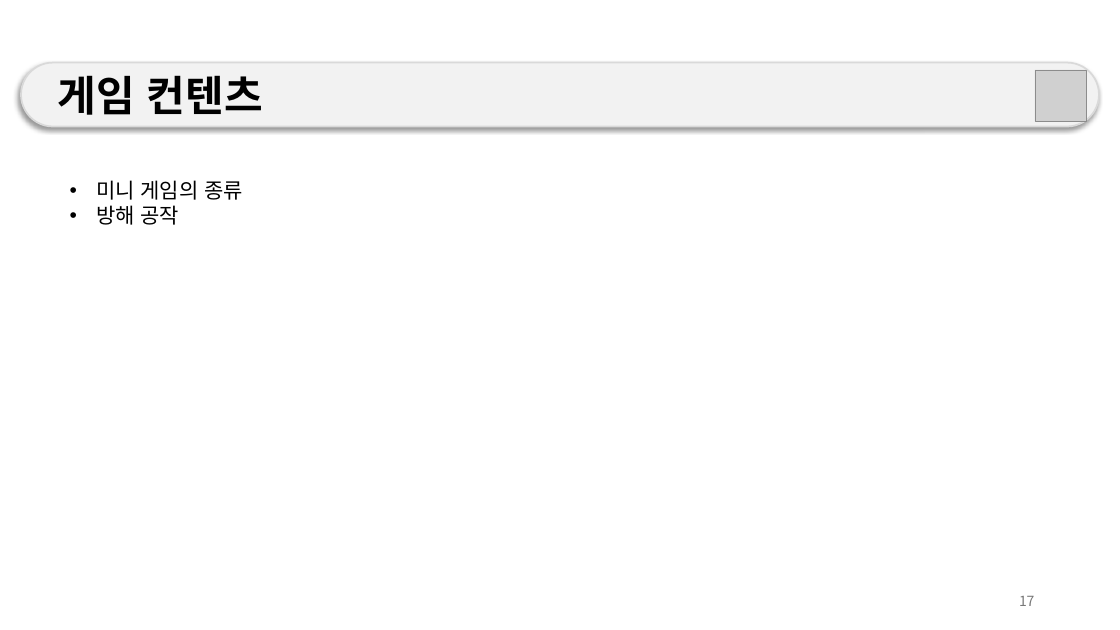
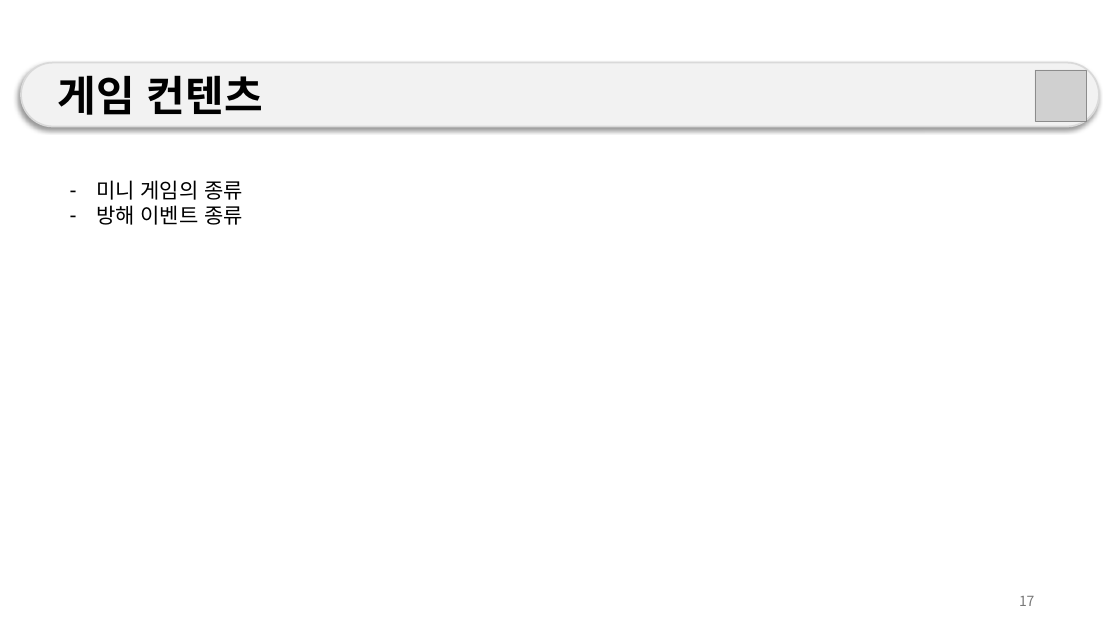
Before and after one commit to weariness00/Mandle_10Minute_Game, a slide deck: slide 17 of document/Please Leave me alone!.pptx. Drawn at 1120x630 pixels with LibreOffice and Linux fonts; fonts in the diff are those of the drawing; grey boxes stand for pictures. Boxes give left, top, right and bottom in pixels: in the first picture for what was removed or moved away, otherwise in the second. Text is boxed around its words. In the diff, an @@ line names an element or a change of style, - is before the commit and + after.

```diff
--- a/document/Please Leave me alone!.pptx
+++ b/document/Please Leave me alone!.pptx
@@ text at (96, 205, 243, 225): text changed @@
-• 방해 공작
+– 방해 이벤트 종류
```
Also in this commit, not shown: 6 other slides changed, 4 slides added, 1 other file.
